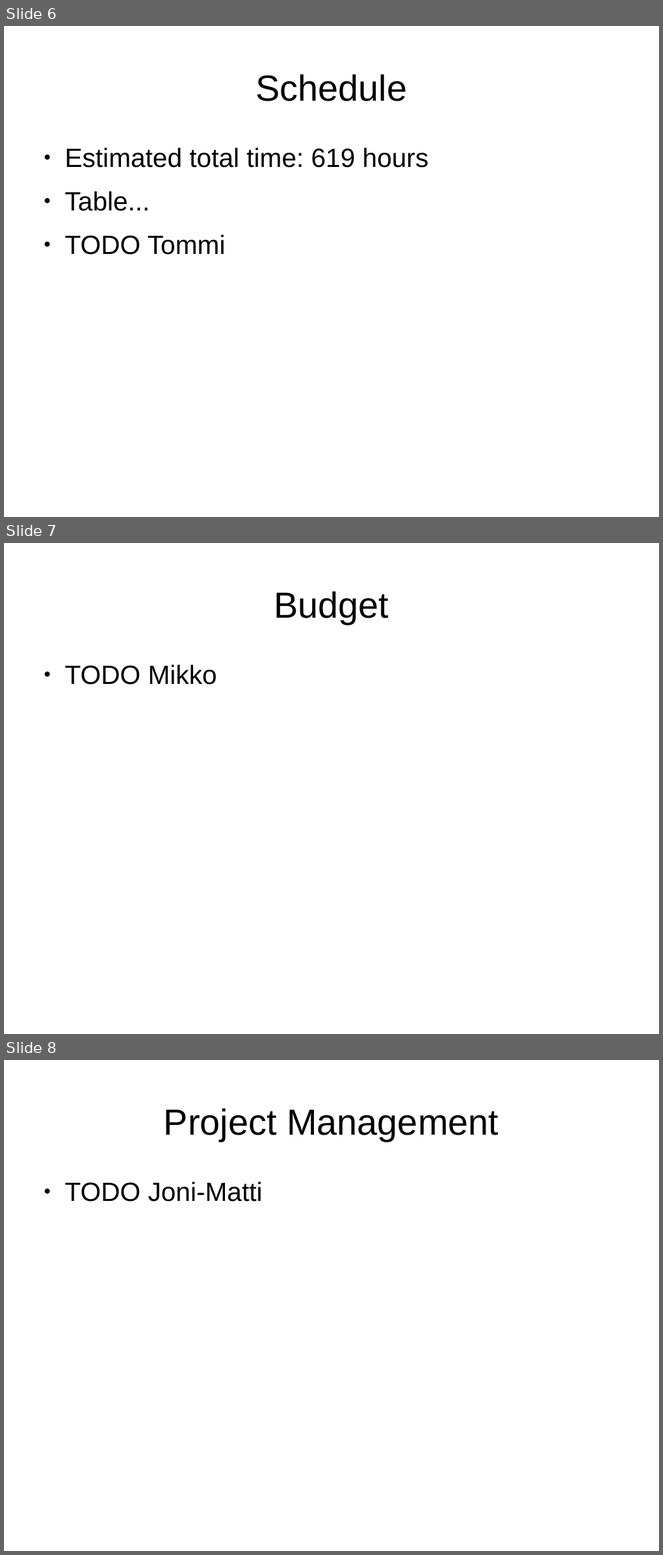
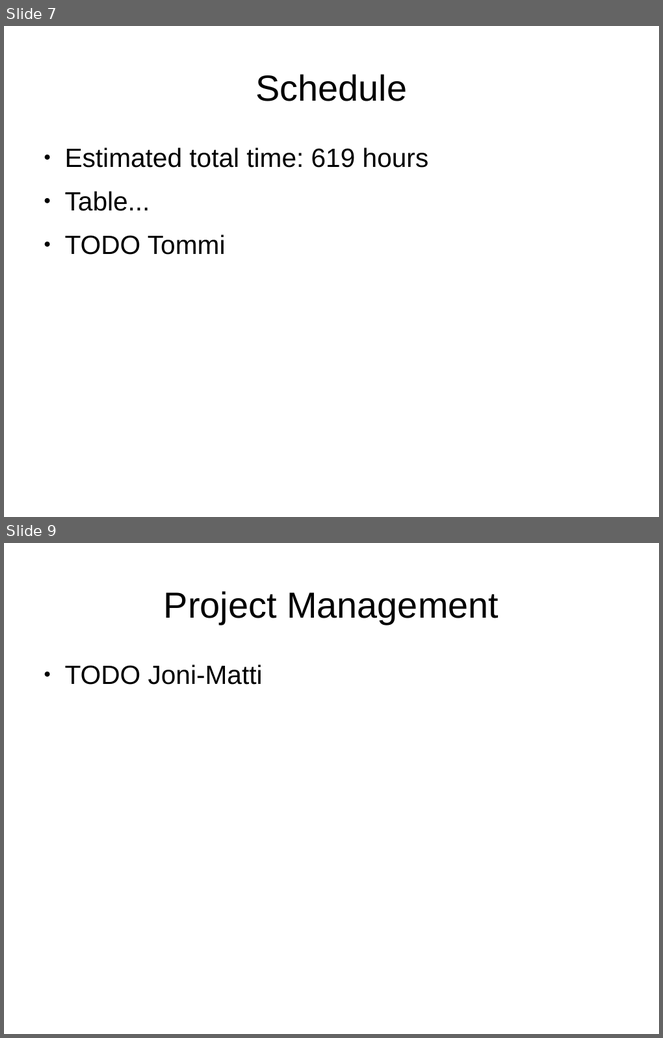
Before and after one commit to darwinbeing/kactus2all, a slide deck: Administrative/Project Plan Slides.odp. Shown one above the other, each under a label of ours: slides 6, 7 and 8 before the commit, slides 7 and 9 after it; the slides between them are not shown. The pictures are 663x1555 and 663x1038 pixels, drawn with LibreOffice and Linux fonts; fonts in the diff are those of the drawing. Boxes give left, top, right and bottom in pixels: in the first picture for what was removed or moved away, otherwise in the second. Text is boxed around its words. In the diff, an @@ line names an element or a change of style, - is before the commit and + after.

```diff
--- a/Administrative/Project Plan Slides.odp
+++ b/Administrative/Project Plan Slides.odp
@@ slide 7 removed at box(4, 543, 659, 1034), background #FFFFFF @@
@@ title removed at box(274, 591, 389, 624) @@
-Budget
@@ text removed at box(65, 665, 217, 685) @@
-● TODO Mikko
@@ what was slide 6 is now slide 7 @@
@@ what was slide 8 is now slide 9 @@
```
Also in this commit, not shown: 2 slides changed, 3 slides added, 1 other slide removed.
